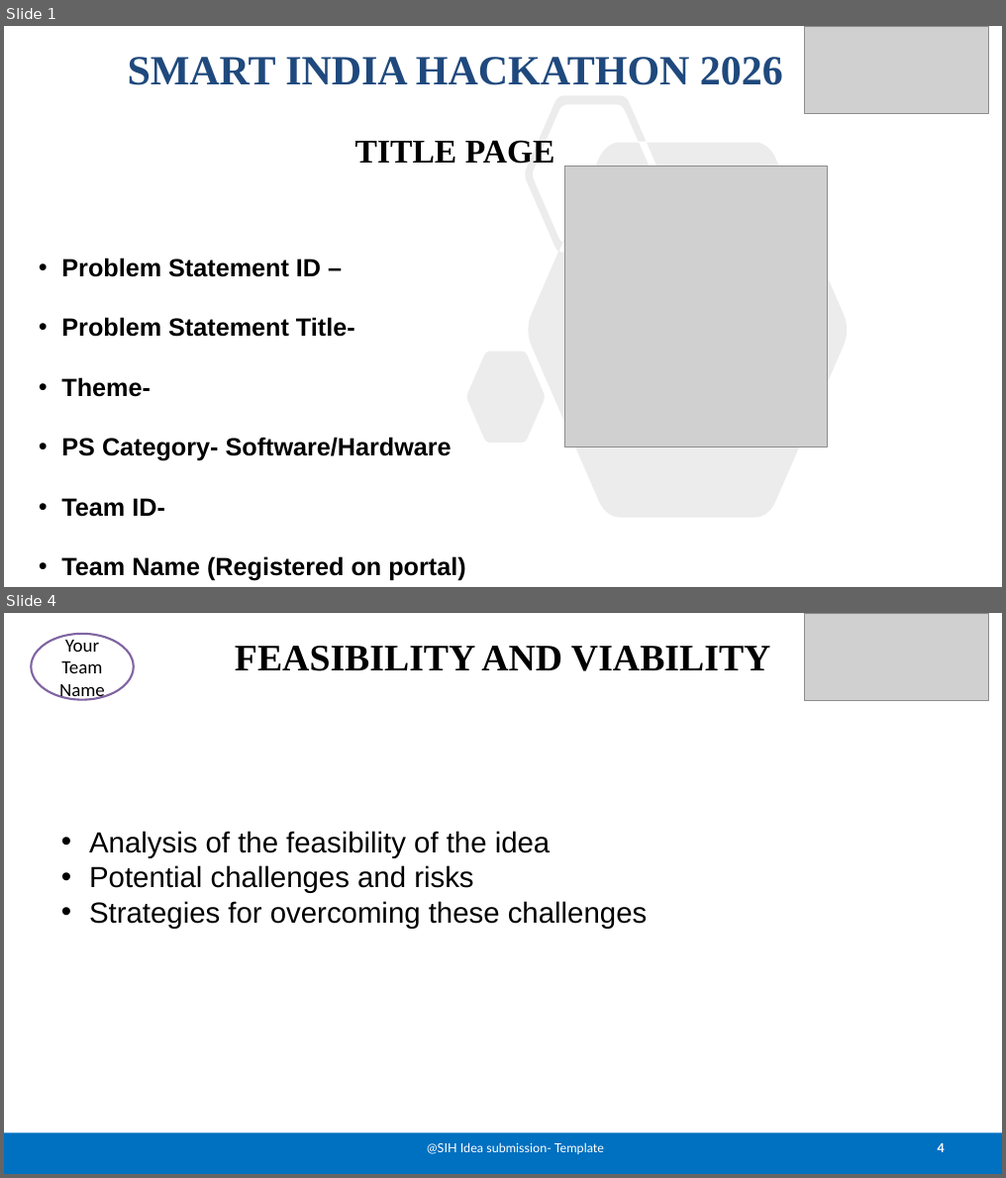
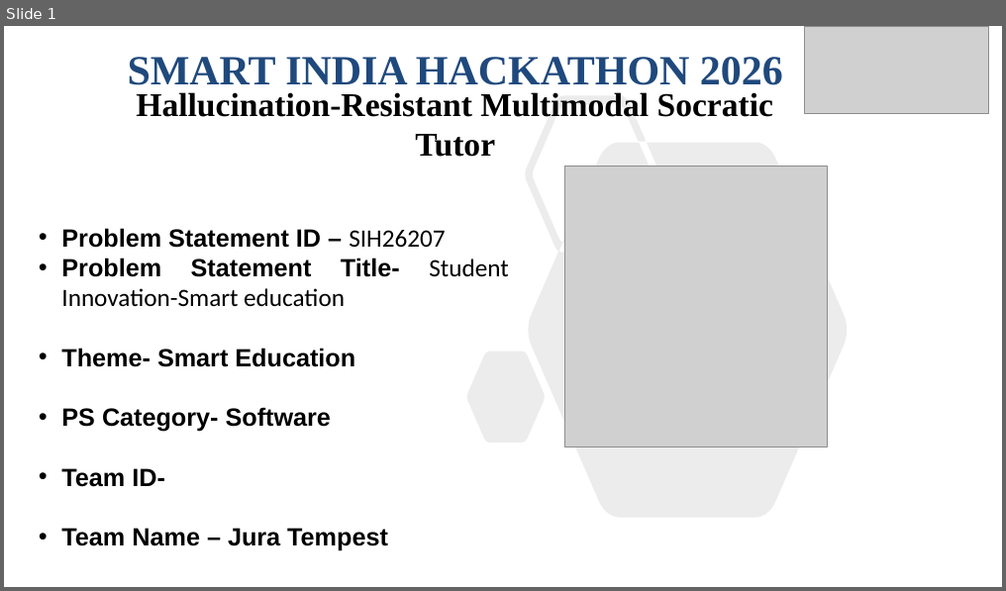
Before and after one commit to Nnik345/sih-stem-rag, a slide deck: SIH2026 PPT.pptx. Shown one above the other, each under a label of ours: slides 1 and 4 before the commit, slide 1 after it; the slides between them are not shown. The pictures are 1006x1178 and 1006x591 pixels, drawn with LibreOffice and Linux fonts; fonts in the diff are those of the drawing; grey boxes stand for pictures. Boxes give left, top, right and bottom in pixels: in the first picture for what was removed or moved away, otherwise in the second. Text is boxed around its words. In the diff, an @@ line names an element or a change of style, - is before the commit and + after.

```diff
--- a/SIH2026 PPT.pptx
+++ b/SIH2026 PPT.pptx
@@ slide 4 removed at [4, 613, 1002, 1174], background #FFFFFF @@
@@ ellipse removed at [31, 634, 134, 700] @@
-Your Team Name
@@ picture removed at [805, 613, 989, 700] @@
@@ title removed at [235, 646, 771, 671] @@
-FEASIBILITY AND VIABILITY
@@ text removed at [89, 831, 647, 929] @@
-• Analysis of the feasibility of the idea
-• Potential challenges and risks
-• Strategies for overcoming these challenges
@@ rectangle removed at [4, 1134, 1002, 1174] @@
@@ text removed at [427, 1143, 604, 1155] @@
-@SIH Idea submission- Template
@@ page number removed at [938, 1144, 944, 1153] @@
-4
@@ slide 1 changed as well @@
@@ subtitle at [136, 92, 774, 157]: text changed @@
-TITLE PAGE
+Hallucination-Resistant Multimodal Socratic Tutor
@@ text at [61, 228, 508, 432]: text changed @@
-• Problem Statement ID –
-• Problem Statement Title-
-• Theme-
-• PS Category- Software/Hardware
+• Problem Statement ID – SIH26207
+• Problem Statement Title- Student Innovation-Smart education
+• Theme- Smart Education
+• PS Category- Software
@@ text at [61, 528, 388, 552]: text changed @@
-• Team Name (Registered on portal)
+• Team Name – Jura Tempest
```
Also in this commit, not shown: 2 other slides changed, 3 slides added, 3 other slides removed.
